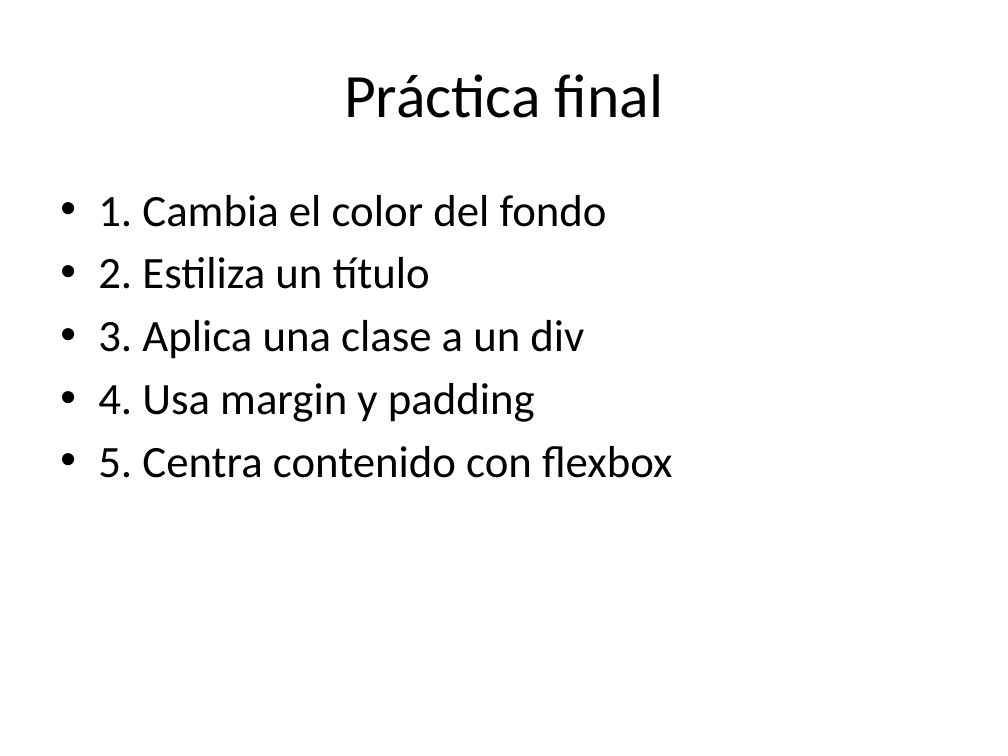
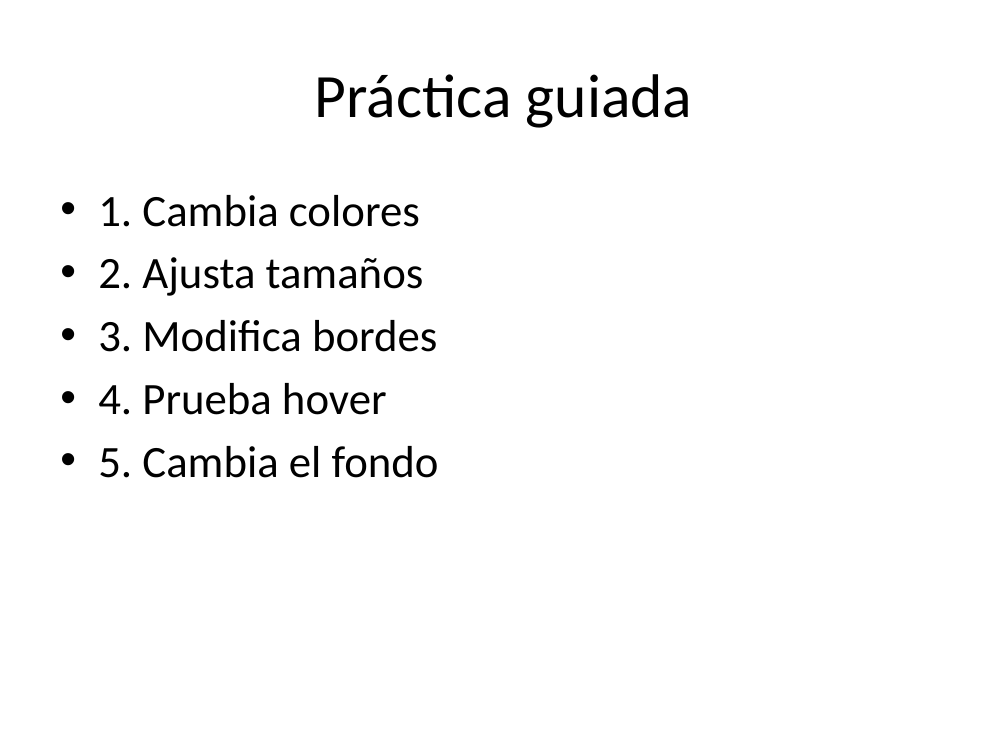
Before and after one commit to santillanlc/ImplementaPaginasWeb, a slide deck: slide 14 of Practica_CSS_Basico28-01-26.pptx (slide 22 before the commit). Drawn at 1008x756 pixels with LibreOffice and Linux fonts; fonts in the diff are those of the drawing. Boxes give left, top, right and bottom in pixels: in the first picture for what was removed or moved away, otherwise in the second. Text is boxed around its words. In the diff, an @@ line names an element or a change of style, - is before the commit and + after.

```diff
--- a/Practica_CSS_Basico28-01-26.pptx
+++ b/Practica_CSS_Basico28-01-26.pptx
@@ title at (315,74,693,128): text changed @@
-Práctica final
+Práctica guiada
@@ text at (98,195,439,478): text changed @@
-• 1. Cambia el color del fondo
-• 2. Estiliza un título
-• 3. Aplica una clase a un div
-• 4. Usa margin y padding
-• 5. Centra contenido con flexbox
+• 1. Cambia colores
+• 2. Ajusta tamaños
+• 3. Modifica bordes
+• 4. Prueba hover
+• 5. Cambia el fondo
```
Also in this commit, not shown: 9 other slides changed, 4 slides added, 11 slides removed.
